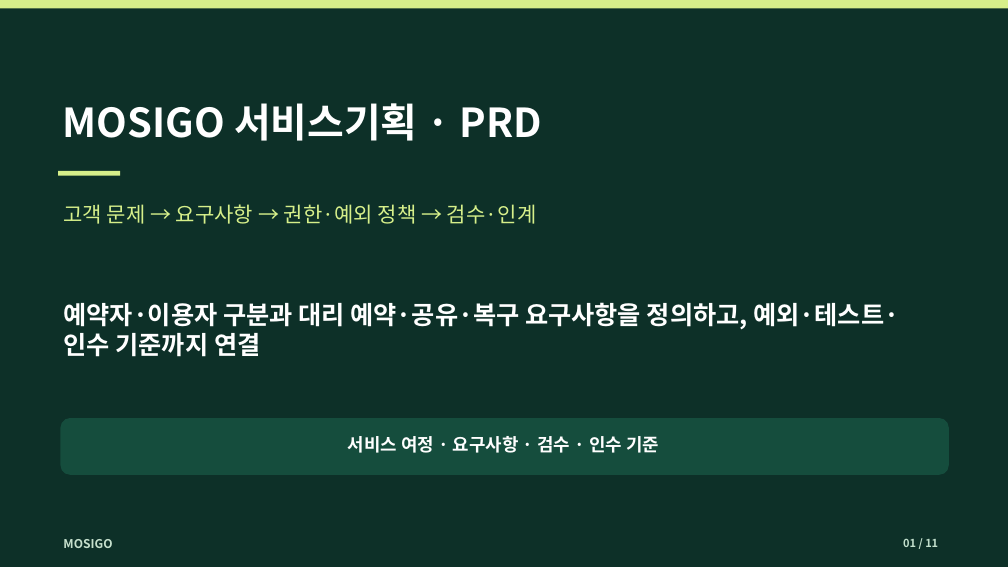
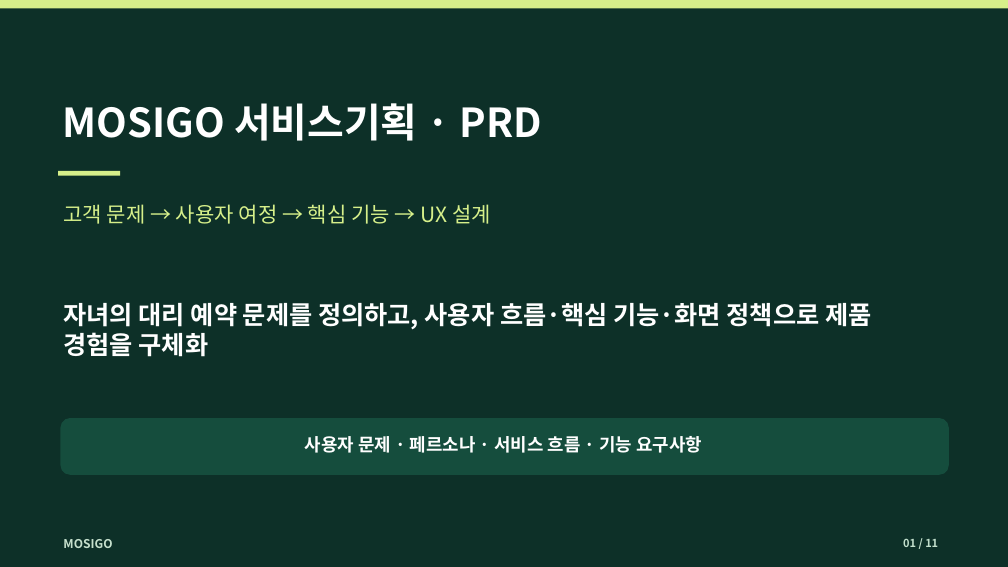
Before and after one commit to dohyunkimmm/mosigo-case-study, a slide deck: slide 1 of downloads/mosigo_report.pptx. Drawn at 1008x567 pixels with LibreOffice and Linux fonts; fonts in the diff are those of the drawing. Boxes give left, top, right and bottom in pixels: in the first picture for what was removed or moved away, otherwise in the second. Text is boxed around its words. In the diff, an @@ line names an element or a change of style, - is before the commit and + after.

```diff
--- a/downloads/mosigo_report.pptx
+++ b/downloads/mosigo_report.pptx
@@ text at (63,204,491,224): text changed @@
-고객 문제 → 요구사항 → 권한·예외 정책 → 검수·인계
+고객 문제 → 사용자 여정 → 핵심 기능 → UX 설계
@@ text at (63,303,871,357): text changed @@
-예약자·이용자 구분과 대리 예약·공유·복구 요구사항을 정의하고, 예외·테스트·인수 기준까지 연결
+자녀의 대리 예약 문제를 정의하고, 사용자 흐름·핵심 기능·화면 정책으로 제품 경험을 구체화
@@ text at (305,436,702,453): text changed @@
-서비스 여정 · 요구사항 · 검수 · 인수 기준
+사용자 문제 · 페르소나 · 서비스 흐름 · 기능 요구사항
```
Also in this commit, not shown: 3 other slides changed, 9 other files.
